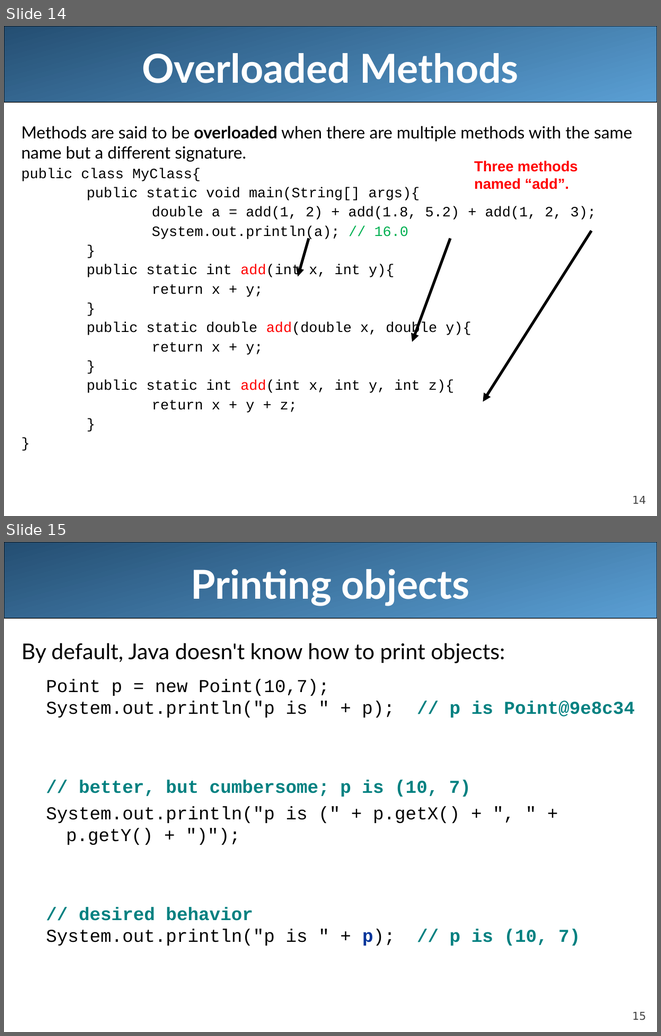
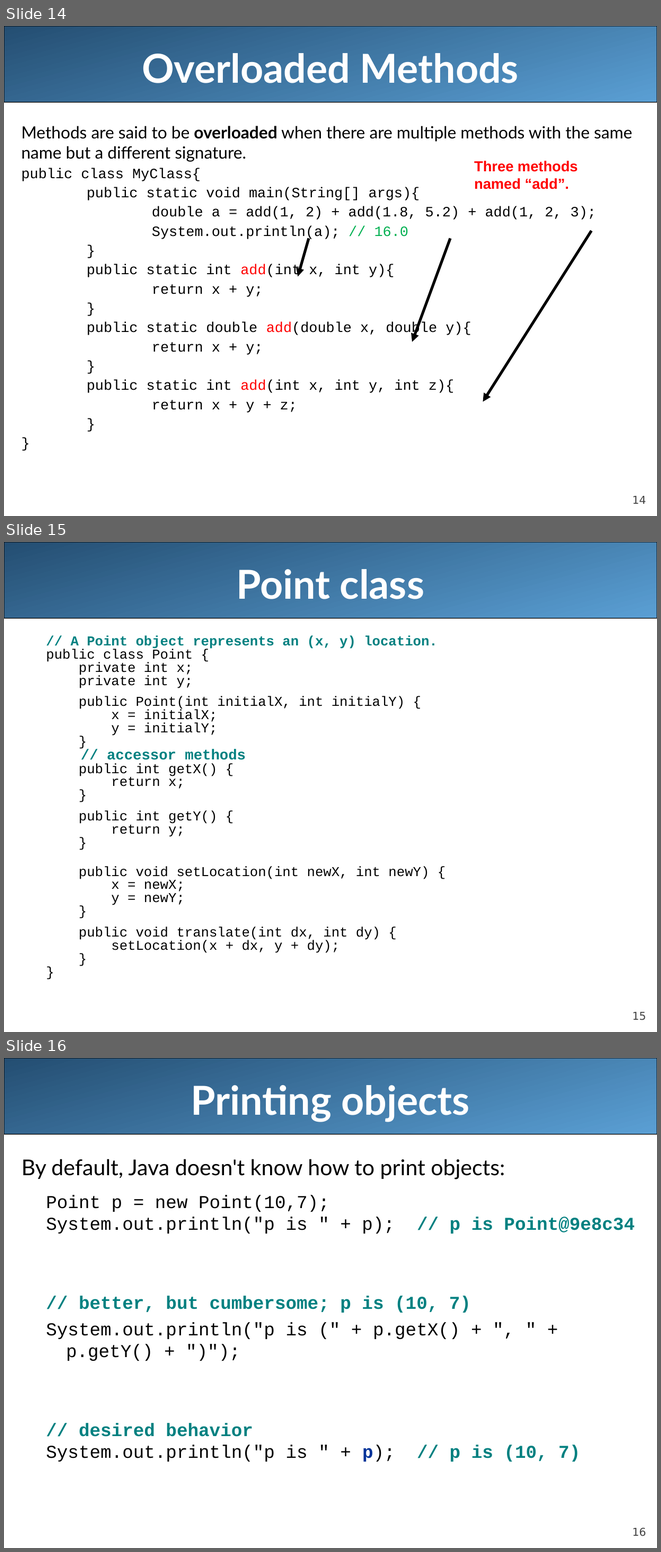
Before and after one commit to LongBaoNguyen/longbaonguyen.github.io, a slide deck: courses/apcsa/lecture14.ppt. Shown one above the other, each under a label of ours: slides 14 and 15 before the commit, slides 14, 15 and 16 after it. The pictures are 661x1036 and 661x1552 pixels, drawn with LibreOffice and Linux fonts; fonts in the diff are those of the drawing. Boxes give left, top, right and bottom in pixels: in the first picture for what was removed or moved away, otherwise in the second. Text is boxed around its words. In the diff, an @@ line names an element or a change of style, - is before the commit and + after.

```diff
--- a/courses/apcsa/lecture14.ppt
+++ b/courses/apcsa/lecture14.ppt
@@ slide 15 added at bbox=[4, 542, 657, 1032], background #FFFFFF; not listed: 2 template elements that a slide beside it also shows @@
@@ title added at bbox=[236, 569, 424, 599], 44 pt, text #FFFFFF, bold @@
+Point class
@@ text added at bbox=[46, 635, 437, 953], 15 pt, text #000000 @@
+  // A Point object represents an (x, y) location.
+  public class Point {
+  private int x;
+  private int y;
+  public Point(int initialX, int initialY) {
+  x = initialX;
+  y = initialY;
+  }
+  // accessor methods
+  public int getX() {
+  return x;
+  }
+  public int getY() {
+  return y;
+  }
+  public void setLocation(int newX, int newY) {
+  x = newX;
+  y = newY;
+  }
+  public void translate(int dx, int dy) {
+  setLocation(x + dx, y + dy);
+  }
+  }
@@ what was slide 15 is now slide 16 @@
@@ page number at bbox=[632, 1528, 646, 1536]: text changed @@
-15
+16
```
Also in this commit, not shown: 5 other files.
